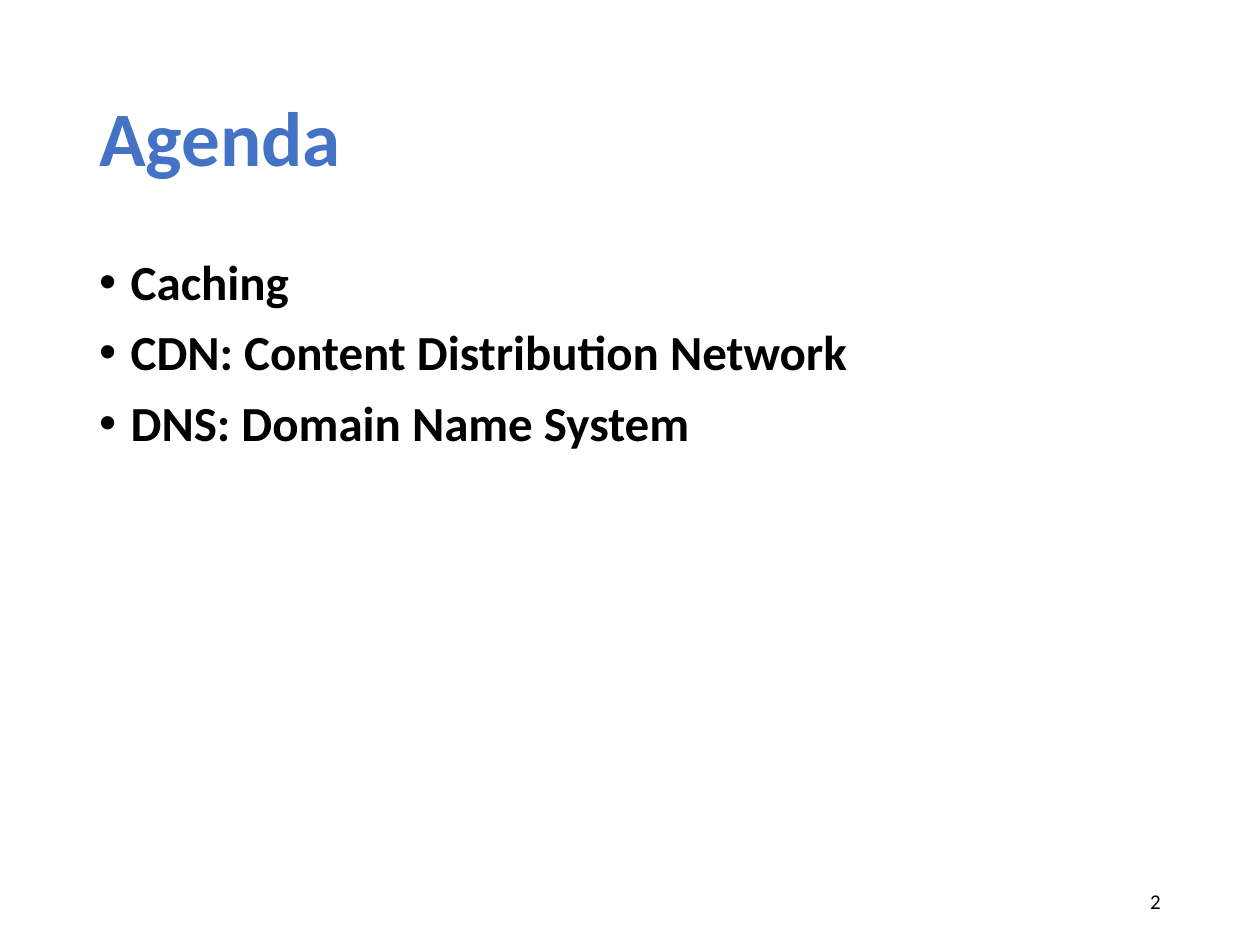
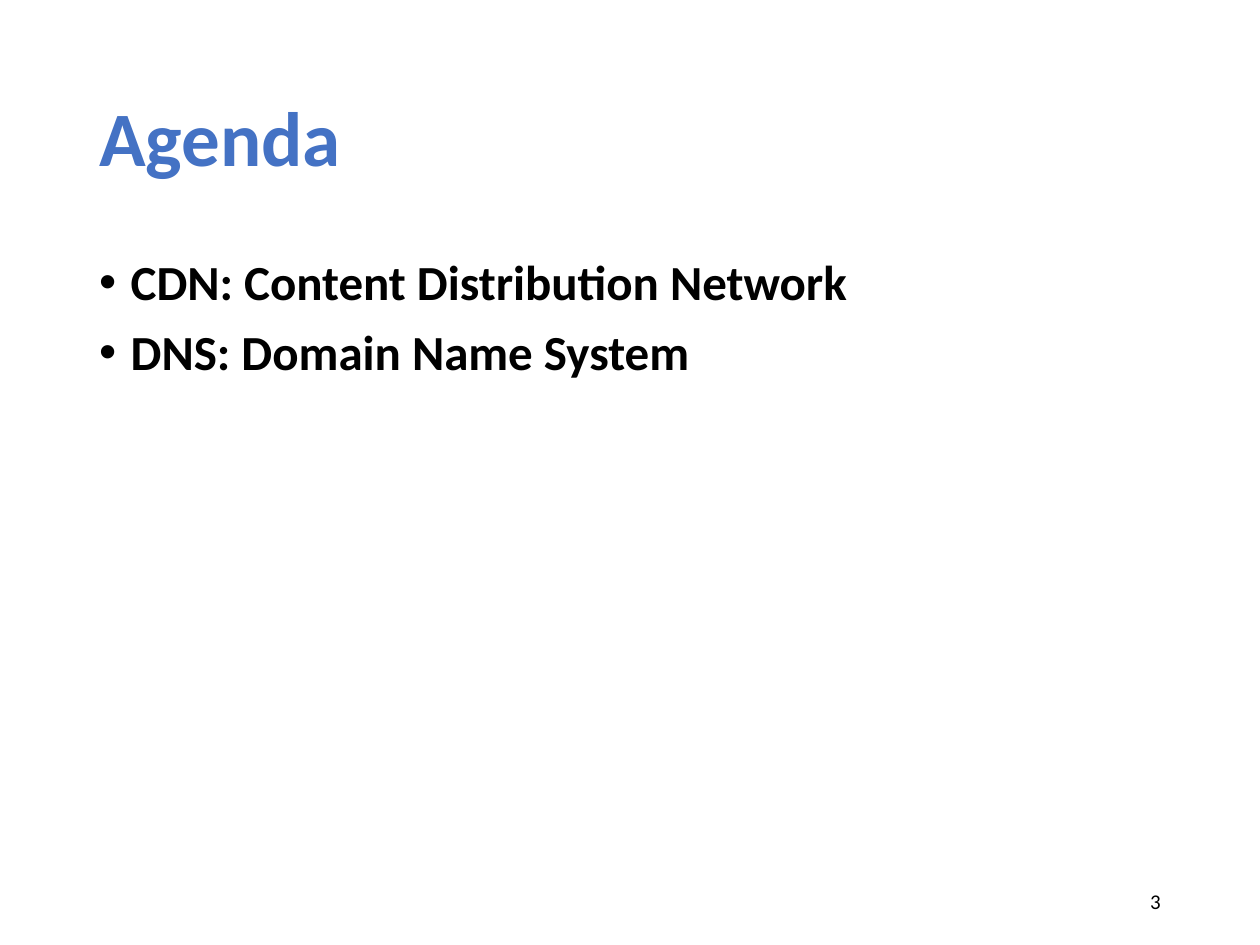
Before and after one commit to xinjin/course-net, a slide deck: slide 3 of slides/lec05_cdn.pptx (slide 2 before the commit). Drawn at 1260x945 pixels with LibreOffice and Linux fonts; fonts in the diff are those of the drawing. Boxes give left, top, right and bottom in pixels: in the first picture for what was removed or moved away, otherwise in the second. Text is boxed around its words. In the diff, an @@ line names an element or a change of style, - is before the commit and + after.

```diff
--- a/slides/lec05_cdn.pptx
+++ b/slides/lec05_cdn.pptx
@@ text at (x1=131, y1=265, x2=289, y2=309): paragraph removed @@
-• Caching
@@ page number at (x1=1150, y1=895, x2=1161, y2=909): text changed @@
-2
+3
```
Also in this commit, not shown: 6 other slides changed, 2 slides added, 3 other files.
